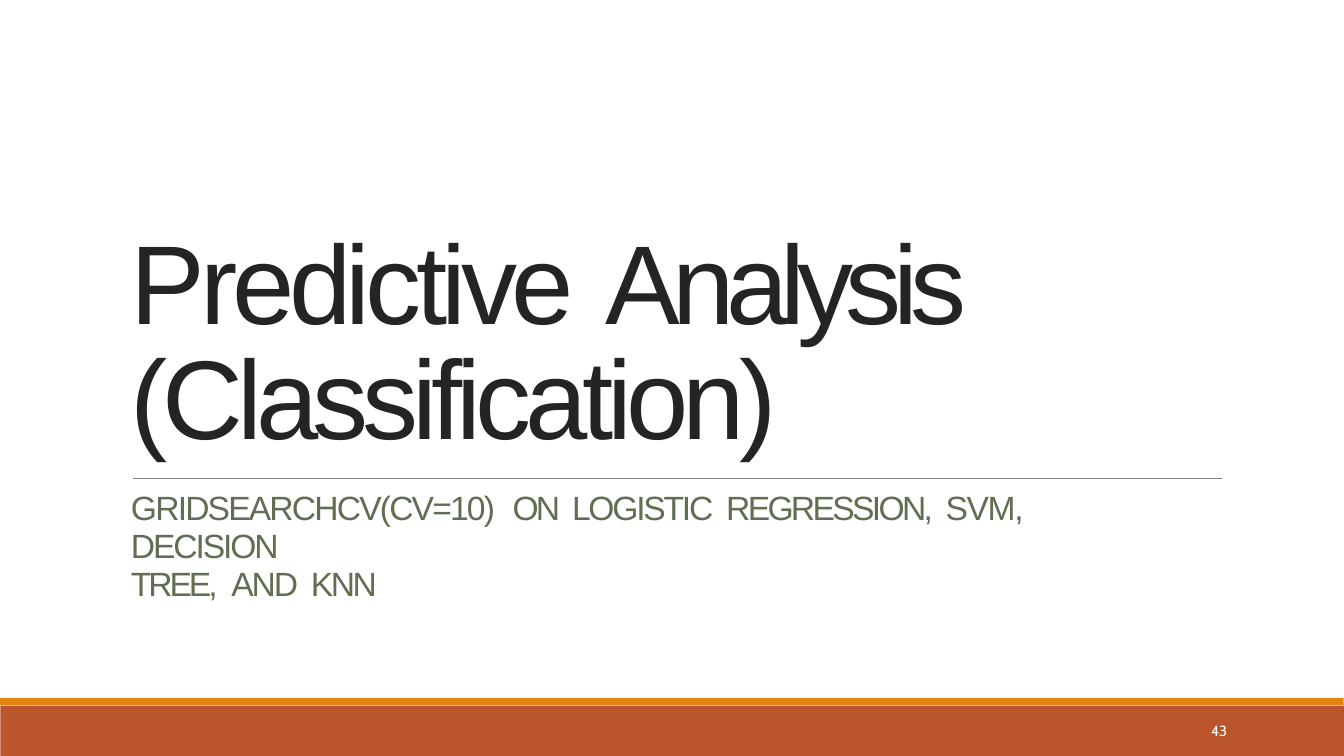
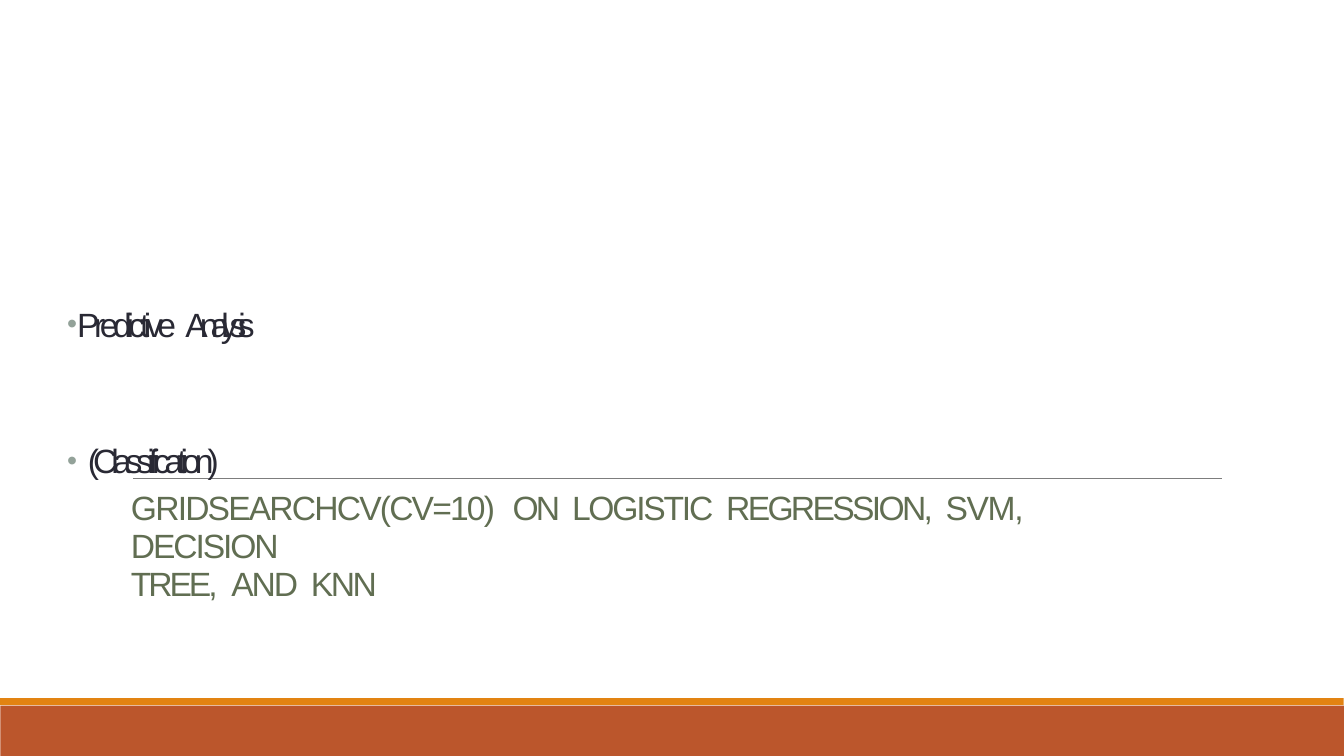
Before and after one commit to aimlresearcher/IBM-Data-Science-Professional-Certificate, a slide deck: slide 43 of COURSE 10 - Applied Data Science Capstone/Week 5 Present Your Data-Driven Insights/Data Science Journey.pptx. Drawn at 1344x756 pixels with LibreOffice and Linux fonts; fonts in the diff are those of the drawing. Boxes give left, top, right and bottom in pixels: in the first picture for what was removed or moved away, otherwise in the second. Text is boxed around its words. In the diff, an @@ line names an element or a change of style, - is before the commit and + after.

```diff
--- a/COURSE 10 - Applied Data Science Capstone/Week 5 Present Your Data-Driven Insights/Data Science Journey.pptx
+++ b/COURSE 10 - Applied Data Science Capstone/Week 5 Present Your Data-Driven Insights/Data Science Journey.pptx
@@ text at (x1=77, y1=312, x2=219, y2=480): text changed; size 80 to 24 pt; text colour #242424 to #292934 @@
-Predictive Analysis (Classification)
+• Predictive Analysis
+• (Classification)
@@ page number removed at (x1=1211, y1=725, x2=1227, y2=736) @@
-43
```
Also in this commit, not shown: 45 other slides changed, 1 other file.
